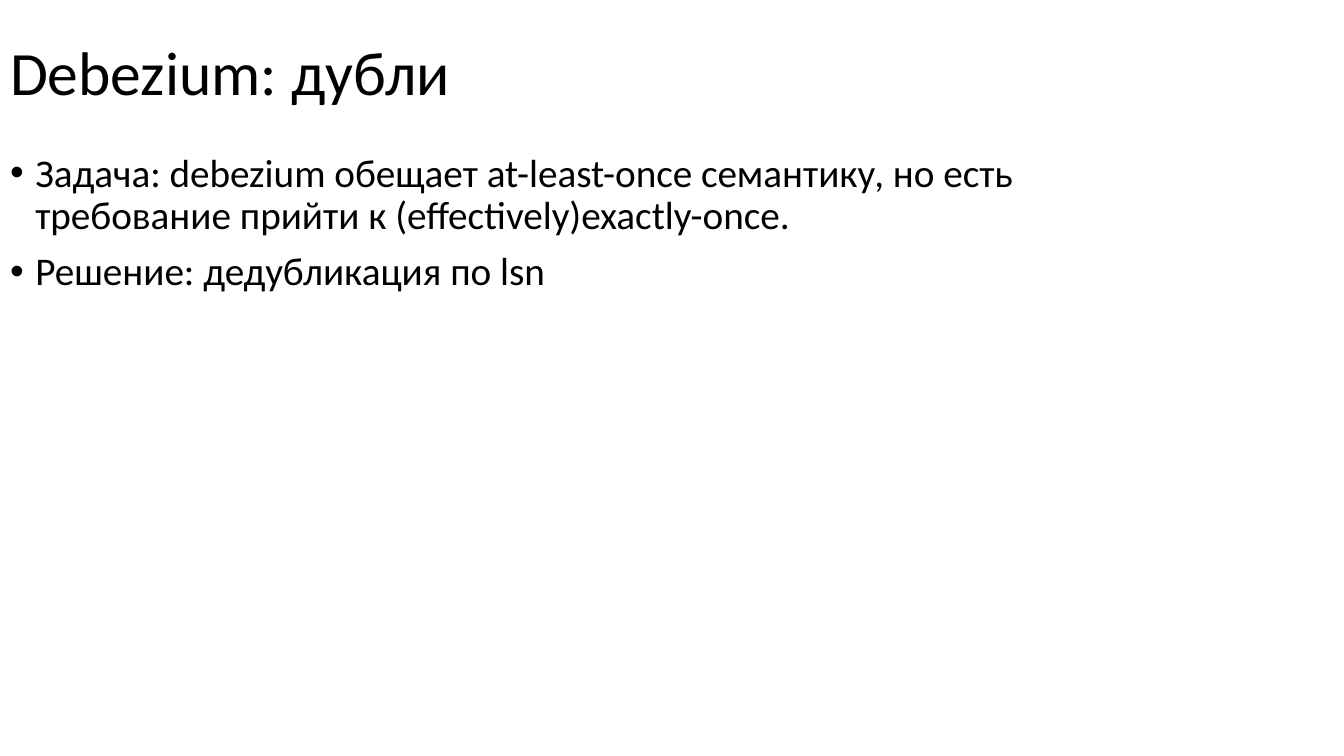
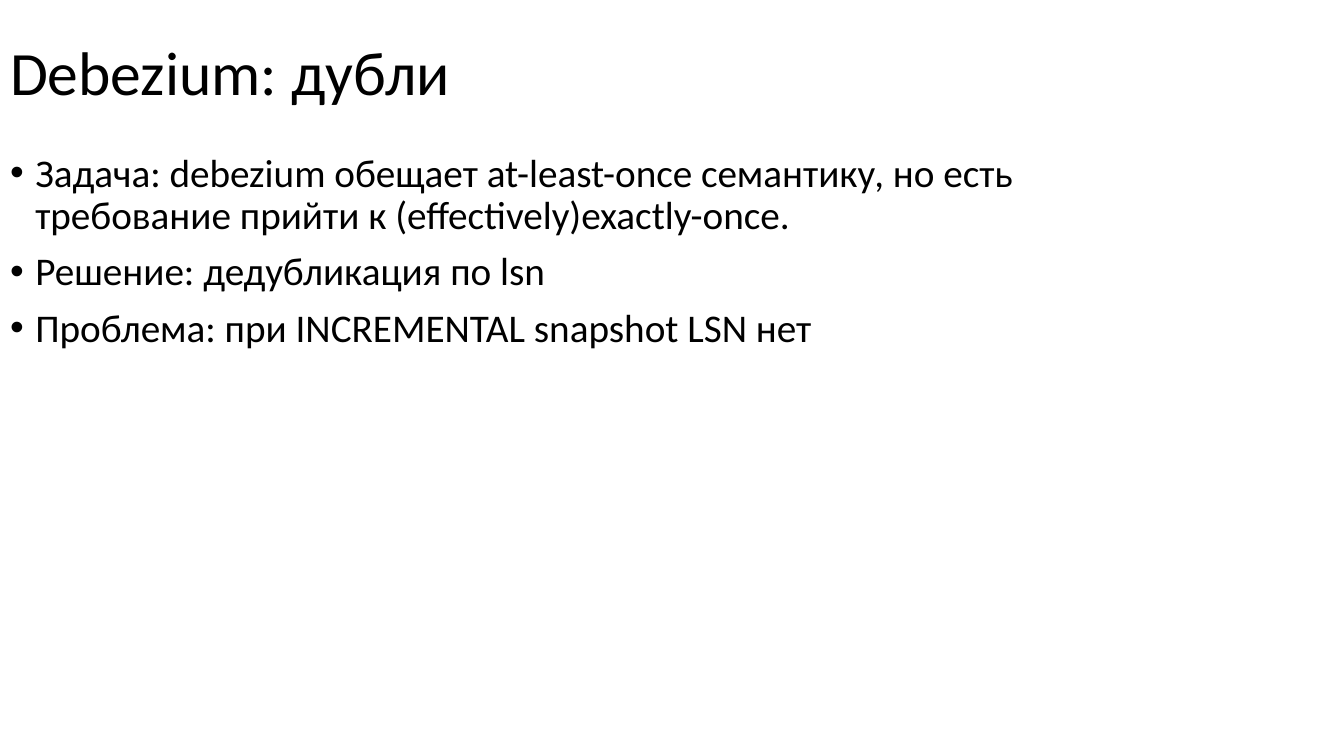
Before and after one commit to nryanov/presentations, a slide deck: slide 36 of smartdata/cdc-via-debezium/debezium-smartdata2025.pptx (slide 38 before the commit). Drawn at 1344x756 pixels with LibreOffice and Linux fonts; fonts in the diff are those of the drawing. Boxes give left, top, right and bottom in pixels: in the first picture for what was removed or moved away, otherwise in the second. Text is boxed around its words. In the diff, an @@ line names an element or a change of style, - is before the commit and + after.

```diff
--- a/smartdata/cdc-via-debezium/debezium-smartdata2025.pptx
+++ b/smartdata/cdc-via-debezium/debezium-smartdata2025.pptx
@@ text at bbox=[35, 314, 811, 349]: paragraph added @@
+• Проблема: при INCREMENTAL snapshot LSN нет
```
Also in this commit, not shown: 6 other slides changed, 3 slides added.
